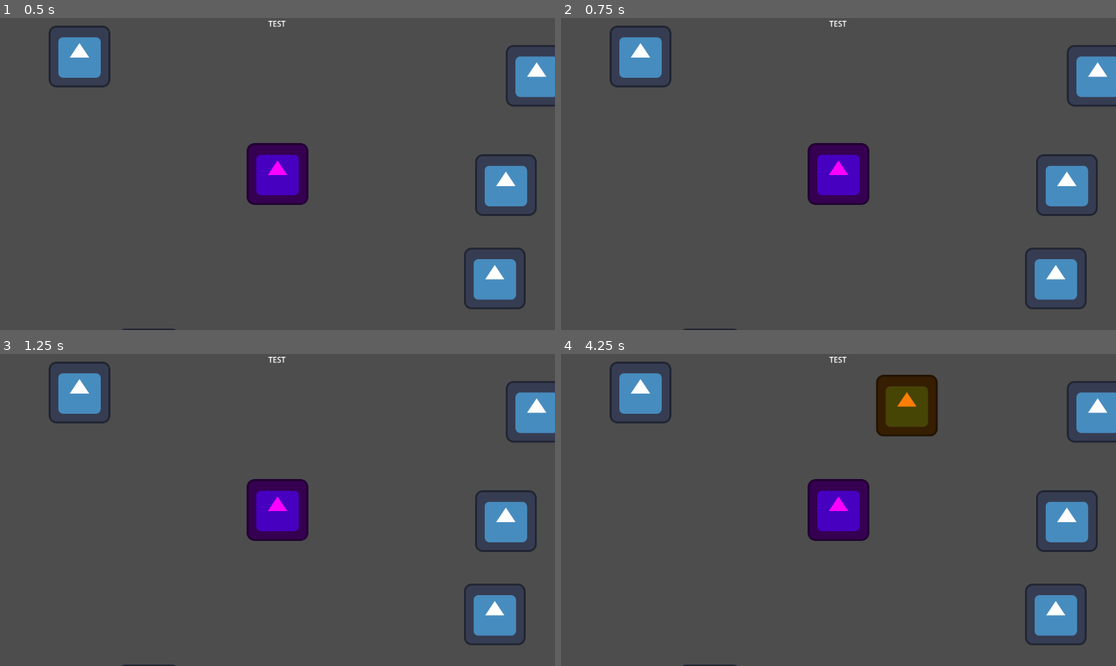
Above: before the commit, frames 1-4 (two rows, left to right).
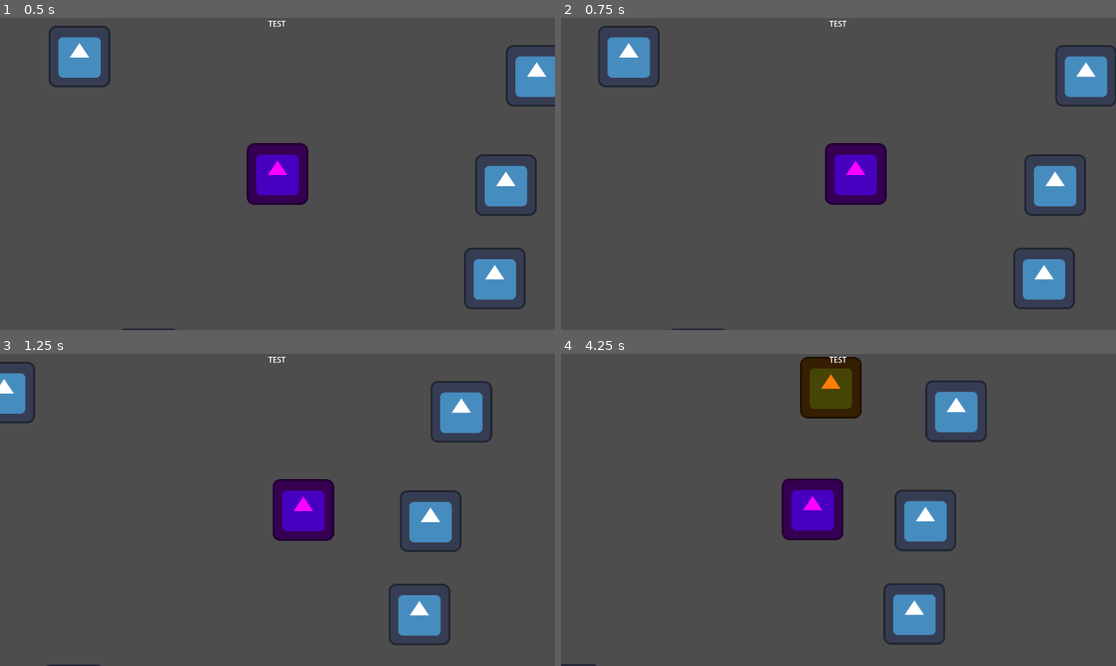
Above: after the commit, the same moments.

Repository: pingwin01games/BialJam2024
Game: Godot game, scene res://scene/world.tscn
Two runs of this game, one before a commit and one after it. Both use one fixed random seed, a clock stepped at 60 frames per second and the inputs below. The engine's default icon, where the game draws it, is replaced by a stand-in: a white triangle on a blue panel in a dark square.
Inputs (mouse positions are in pixels of both pictures, inside the frame that each line leads up to):
- Up to frame 1 (0.5 s): no input
- Up to frame 2 (0.75 s): tap Enter at 0.5 s; move the mouse to (960, 158) at 0.52 s; hold Right (ui_right) from 0.53 s (still down); click (960, 158) at 0.6 s
- Up to frame 3 (1.25 s): keep holding Right (ui_right)
- Up to frame 4 (4.25 s): move the mouse to (727, 525) at 1.27 s; release Right (ui_right) at 1.28 s; hold Down (ui_down) 1.28-2.03 s; click (727, 525) at 1.35 s; move the mouse to (894, 441) at 2.02 s; hold Right (ui_right) 2.03-2.78 s; click (894, 441) at 2.1 s; move the mouse to (810, 572) at 2.77 s; hold Up (ui_up) 2.78-3.53 s; click (810, 572) at 2.85 s; move the mouse to (1005, 556) at 3.52 s; hold Left (ui_left) from 3.53 s (still down); click (1005, 556) at 3.6 s; tap R (reload) at 4.15 s

Frame 1 is identical in both runs. In frame 2, 5.6% of the frame differs, in the area x 6-100%, y 2-100%; in frame 3, 12%; in frame 4, 16%, in the area x 0-100%, y 0-100%.
Error before the commit: Parse Error: Identifier "reload" not declared in the current scope. (res://script/gracz.gd:21)
Error after the commit: Cannot call method 'has_method' on a null value. (res://script/WeaponManager.gd:24)

Commit message:
poprawiono menagera
przenesiono timery tam

Diff:
--- a/scene/gracz.tscn
+++ b/scene/gracz.tscn
@@ -58,6 +58,6 @@
 offset_bottom = 505.0
 show_percentage = false
 
-[connection signal="timeout" from="RoF" to="." method="_on_ro_f_timeout"]
-[connection signal="timeout" from="Reload_Time" to="." method="_on_reload_time_timeout"]
-[connection signal="timeout" from="Bonus_Reload" to="." method="_on_bonus_reload_timeout"]
+[connection signal="timeout" from="RoF" to="hand" method="_on_ro_f_timeout"]
+[connection signal="timeout" from="Reload_Time" to="hand" method="_on_reload_time_timeout"]
+[connection signal="timeout" from="Bonus_Reload" to="hand" method="_on_bonus_reload_timeout"]
--- a/script/WeaponManager.gd
+++ b/script/WeaponManager.gd
@@ -7,6 +7,7 @@
 @onready var rof = $RoF
 
 var currentAmmo = 0
+var canShoot = true
 var reloading = false
 var startBonusReload = 0.3
 var starBonusReloadTime = 0.3
@@ -58,3 +59,25 @@
 		elif reload_bar.modulate == Color(1,1,1) and reload.time_left != 1:
 			reload_bar.modulate = Color(1,0,0)
 			failBonusReloading = true
+
+func _on_ro_f_timeout():
+	canShoot = true
+	rof.stop()
+
+
+
+func _on_reload_time_timeout():
+	reloading = false
+	reload_bar.visible = false
+	reload.stop()
+	bonusReloading = false
+	failBonusReloading = false
+	print("koniec reload")
+	reload_bar.modulate = Color(1,1,1)
+
+
+func _on_bonus_reload_timeout():
+	reload_bar.modulate = Color(1,1,1)
+	bonus_reload.stop()
+	print("brak bonusu")
+	print(reload.time_left)
--- a/script/gracz.gd
+++ b/script/gracz.gd
@@ -17,8 +17,8 @@
 var direction : Vector2
 
 func _ready():
-	currentAmmo = MAXAMMO
-	reload_bar.max_value = reload.wait_time
+	pass
+
 
 func _process(delta):
 
@@ -38,28 +38,3 @@
 		velocity.y = move_toward(velocity.y, 0, SPEED * 0.05)
 
 	move_and_slide()
-
-
-
-
-func _on_ro_f_timeout():
-	canShoot = true
-	rof.stop()
-
-
-
-func _on_reload_time_timeout():
-	reloading = false
-	reload_bar.visible = false
-	reload.stop()
-	bonusReloading = false
-	failBonusReloading = false
-	print("koniec reload")
-	reload_bar.modulate = Color(1,1,1)
-
-
-func _on_bonus_reload_timeout():
-	reload_bar.modulate = Color(1,1,1)
-	bonus_reload.stop()
-	print("brak bonusu")
-	print(reload.time_left)
